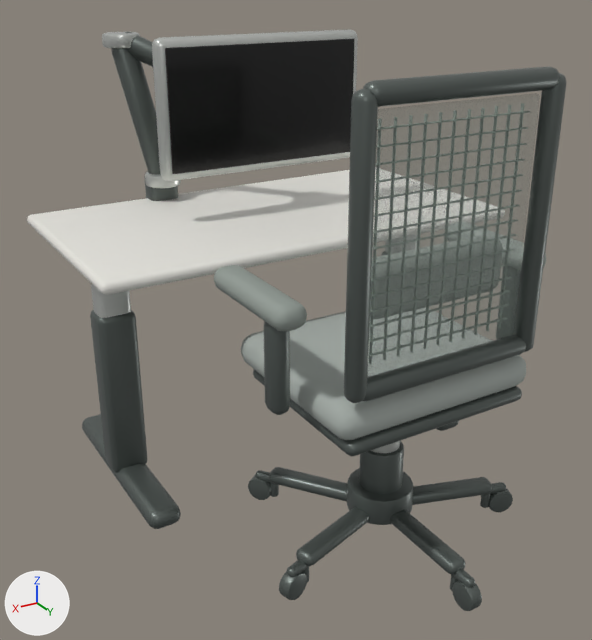
What one commit did to the glTF model public/models/workstation-furniture.glb.
Camera for both pictures: a 50 mm lens placed at (1.099, 1.698, 1.354), pointed at (0.075, -0.007, 0.502). Arrows for +X, +Y and +Z are at lower left; the lights stay in place. The older version comes first. Where no turn or scale is listed for an object, it has been applied to the vertices. Vertices at exactly the same position are counted once.

Objects in the first picture: 'ChairArmrest_R', 'ChairBackMesh', 'ChairBackRail_Bottom', 'ChairBackRail_L', 'ChairBackRail_R', 'ChairBackRail_Top', 'ChairSeat', 'ChairSeatShell', 'DeskColumnOuter_R', 'DeskTop', 'MonitorPanel', 'MonitorScreen' and 30 more.
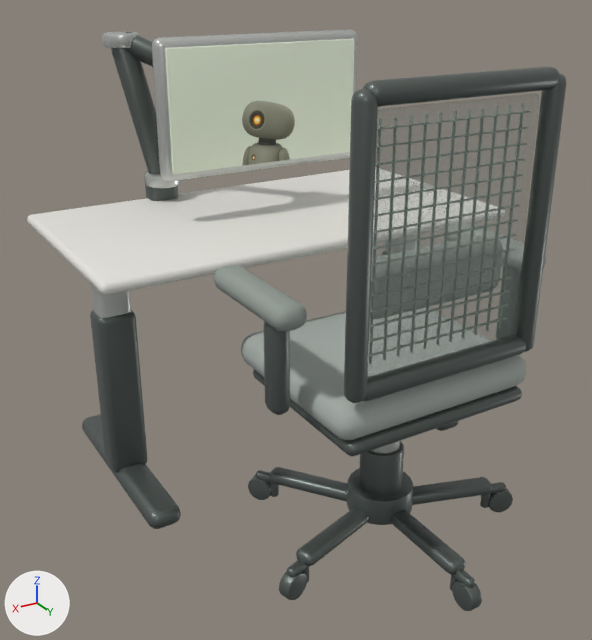
Commit message: Add Jiuwei wallpaper to monitor

What differs and where, as boxes (x1, y1, x2, y2) in the pictures (592 x 640 px):
'MonitorPanel', surface changed (black to grey): (165, 39, 355, 174) in both

What changed in the scene script:
```text
Add img_monitor_wallpaper:
    img_monitor_wallpaper = load_image('monitor-wallpaper', '_unpacked/monitor-wallpaper', 1024, 576, 'sRGB')
Change mat_furniture_screen:
    where n0 = _N.new('ShaderNodeBsdfPrincipled'); n0.name = 'Principled BSDF'
    remove n0.inputs[0].default_value = (0.0, 0.0, 0.0, 1.0)  # 'Base Color', black #000000
    n0.inputs[2].default_value: 0.22 -> 0.42  # 'Roughness'
    n0.inputs[19].default_value: 0.12 -> 0.04  # 'Coat Weight'
    add n0.inputs[28].default_value = 0.18  # 'Emission Strength'
    add n2 = _N.new('ShaderNodeTexImage'); n2.name = 'Image Texture'
    add n2.image = img_monitor_wallpaper
    add n3 = _N.new('ShaderNodeTexImage'); n3.name = 'Image Texture.001'
    add n3.image = img_monitor_wallpaper
    add _L.new(n2.outputs[0], n0.inputs[27])  # 'Color' to 'Emission Color'
    add _L.new(n3.outputs[0], n0.inputs[0])  # 'Color' to 'Base Color'
Change me_monitorpanelmesh:
    where me_monitorpanelmesh.from_pydata(...)  # 96 vertices, 188 faces; spans x -0.282..0.282, y -0.003..0.003, z -0.157..0.157
    used by ob_monitorpanel; location = (0.0, -0.288, 1.015)
    me_monitorpanelmesh part 1: texture (UV) coordinates of 188 of 188 faces, centred in x -0.282..0.282, y -0.003..0.003, z -0.157..0.157, changed; they spanned u 0.12..0.88, v 0.0..1.0 and now span u 0.0..1.0, v 0.0..1.0
```
